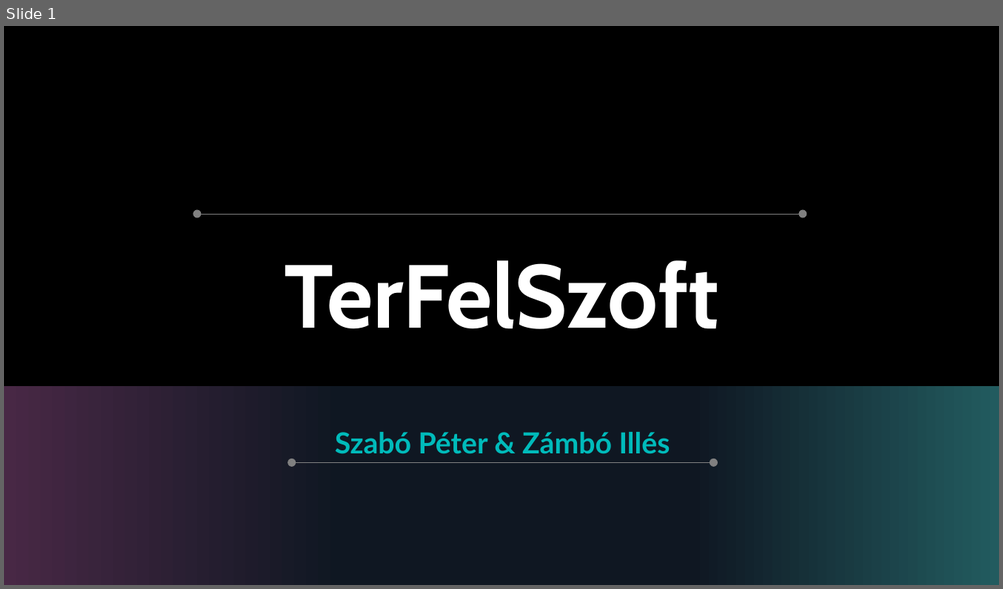
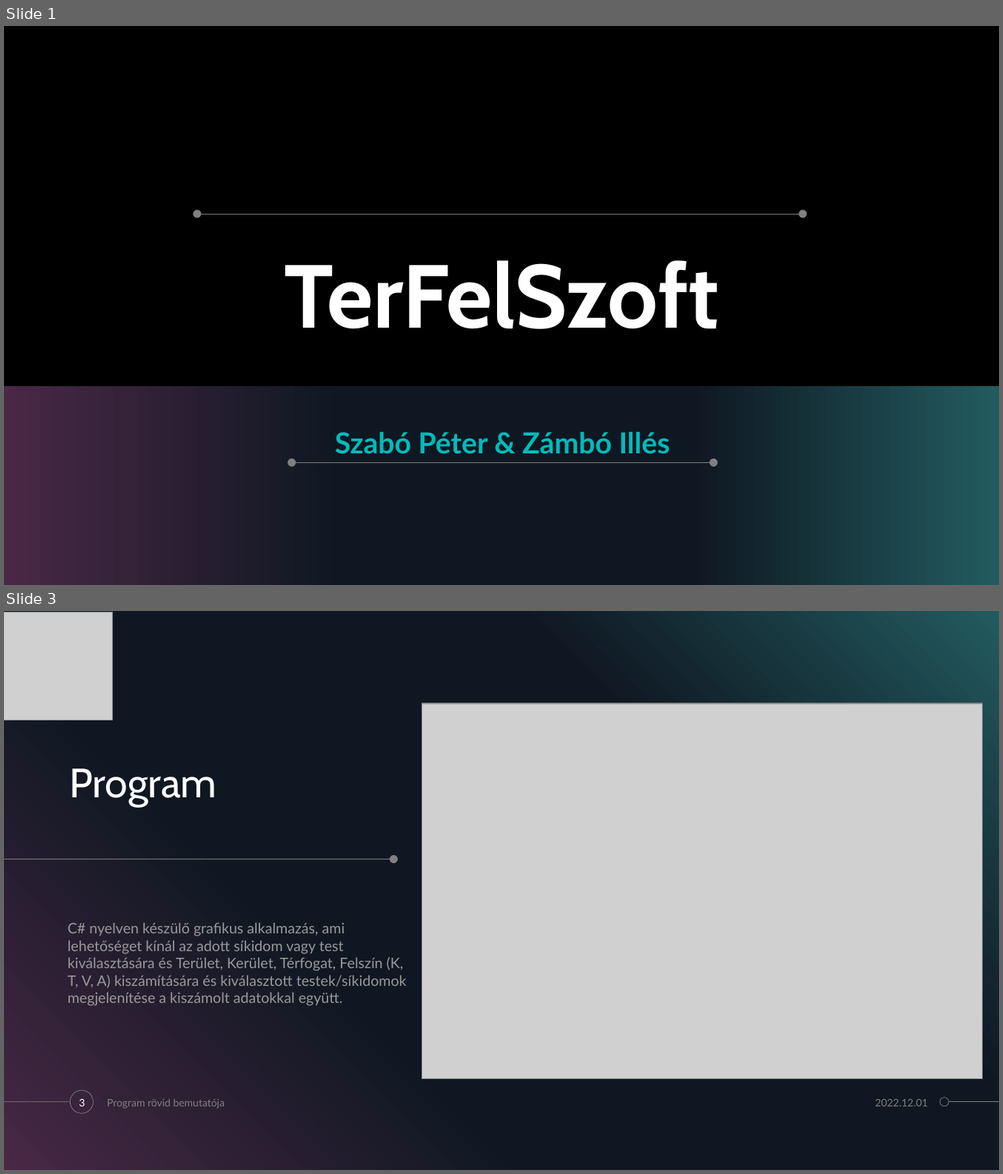
Before and after one commit to zamboilles21/terfelszinszamitas, a slide deck: documentation/PPT/TerFelSzoft.pptx. Shown one above the other, each under a label of ours: slide 1 before the commit, slides 1 and 3 after it; the slides between them are not shown. The pictures are 1003x589 and 1003x1174 pixels, drawn with LibreOffice and Linux fonts; fonts in the diff are those of the drawing; grey boxes stand for pictures; background and template pictures are left out. Boxes give left, top, right and bottom in pixels: in the first picture for what was removed or moved away, otherwise in the second. Text is boxed around its words. In the diff, an @@ line names an element or a change of style, - is before the commit and + after.

```diff
--- a/documentation/PPT/TerFelSzoft.pptx
+++ b/documentation/PPT/TerFelSzoft.pptx
@@ slide 3 added at (4, 611, 999, 1170), background #000000; not listed: 4 template elements that a slide beside it also shows @@
@@ rectangle added at (4, 611, 999, 1170), fill gradient #482845 to #0F1722 to #225B5F @@
@@ picture added at (4, 612, 112, 720) @@
@@ picture added at (422, 703, 982, 1079) @@
@@ title added at (70, 769, 217, 806), 39.6 pt, text #FFFFFF @@
+Program
@@ line added from (4, 860) to (395, 860), #808080 0.5 pt @@
@@ ellipse added at (390, 855, 398, 863), fill #808080 @@
@@ text added at (68, 923, 407, 1006), 14 pt, text #999999 @@
+C# nyelven készülő grafikus alkalmazás, ami lehetőséget kínál az adott síkidom vagy test kiválasztására és Terület, Kerület, Térfogat, Felszín (K, T, V, A) kiszámítására és kiválasztott testek/síkidomok megjelenítése a kiszámolt adatokkal együtt.
@@ page number added at (79, 1099, 85, 1107), 10 pt, text #FFFFFF @@
+3
@@ text added at (107, 1099, 225, 1109), 10 pt, text #808080 @@
+Program rövid bemutatója
@@ text added at (875, 1099, 928, 1107), 10 pt, text #808080 @@
+2022.12.01
```
Also in this commit, not shown: 3 slides changed, 3 other slides added, 14 slides removed, 2 other files.
